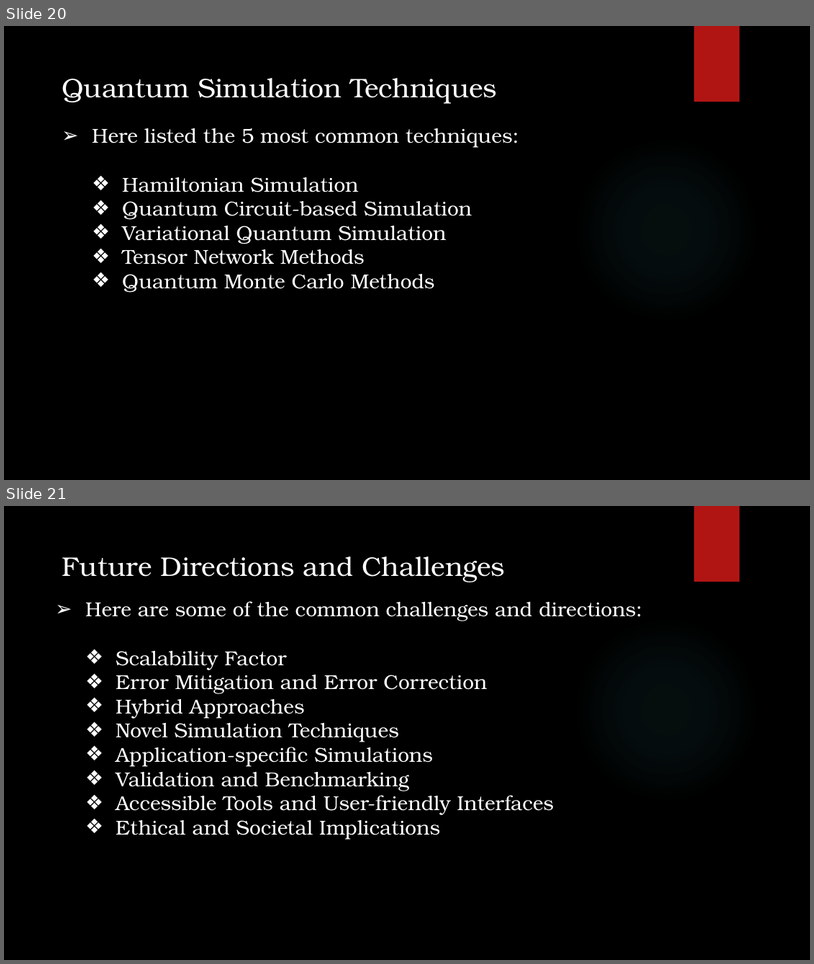
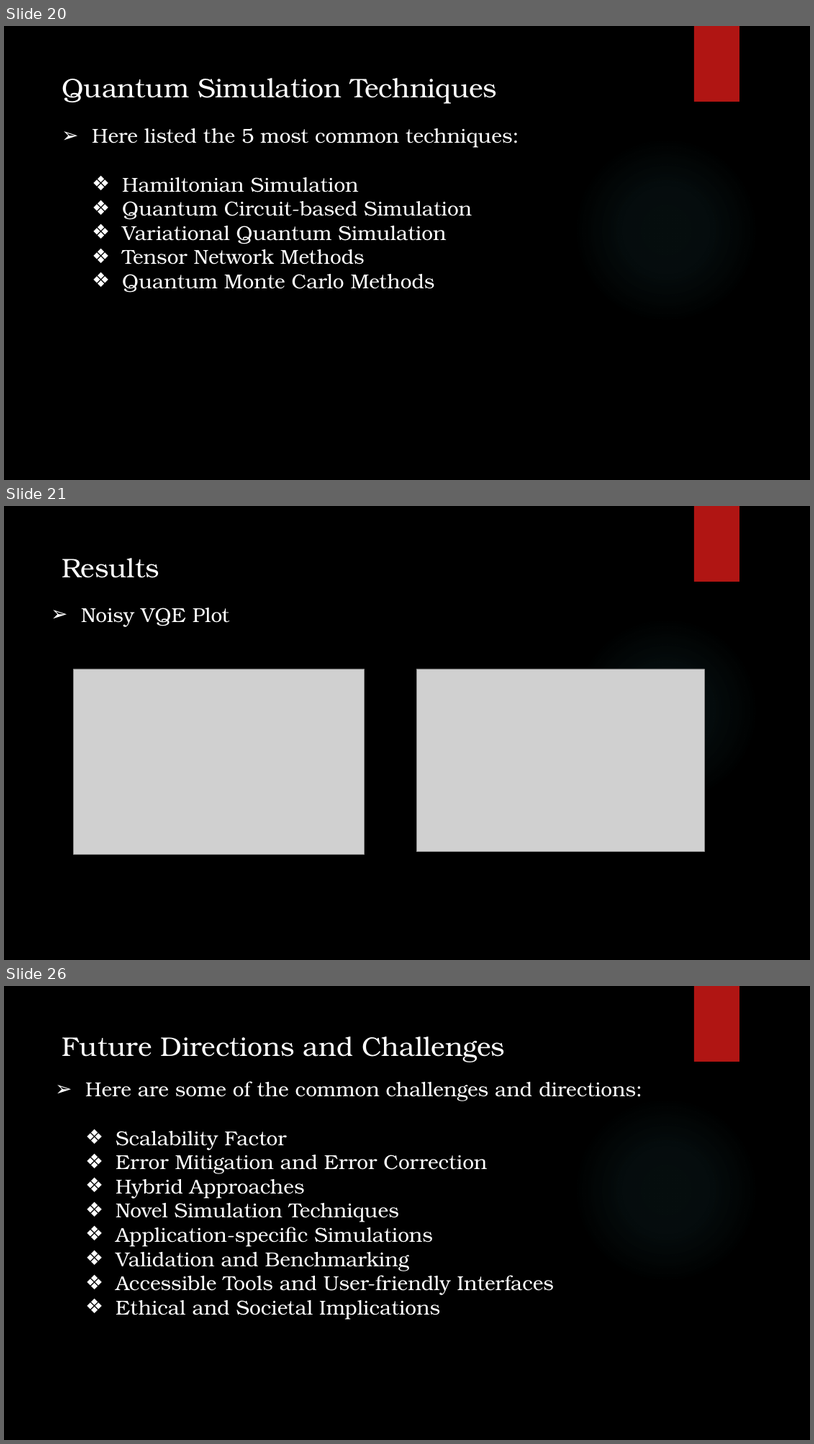
Before and after one commit to akash-rajak/Quantum-Simulation, a slide deck: Final PPT.pptx. Shown one above the other, each under a label of ours: slides 20 and 21 before the commit, slides 20, 21 and 26 after it; the slides between them are not shown. The pictures are 814x964 and 814x1444 pixels, drawn with LibreOffice and Linux fonts; fonts in the diff are those of the drawing; grey boxes stand for pictures; background and template pictures are left out. Boxes give left, top, right and bottom in pixels: in the first picture for what was removed or moved away, otherwise in the second. Text is boxed around its words. In the diff, an @@ line names an element or a change of style, - is before the commit and + after.

```diff
--- a/Final PPT.pptx
+++ b/Final PPT.pptx
@@ slide 21 added at (4, 506, 810, 960), background picture (left out); not listed: 2 template elements that a slide beside it also shows @@
@@ text added at (62, 558, 160, 578), 32 pt, text #FFFFFF @@
+Results
@@ text added at (81, 608, 230, 626), 24 pt, text #FFFFFF @@
+➢ Noisy VQE Plot
@@ picture added at (74, 669, 365, 854) @@
@@ picture added at (417, 669, 705, 852) @@
@@ what was slide 21 is now slide 26 @@
```
Also in this commit, not shown: 1 slide changed, 4 other slides added, 12 other files.
